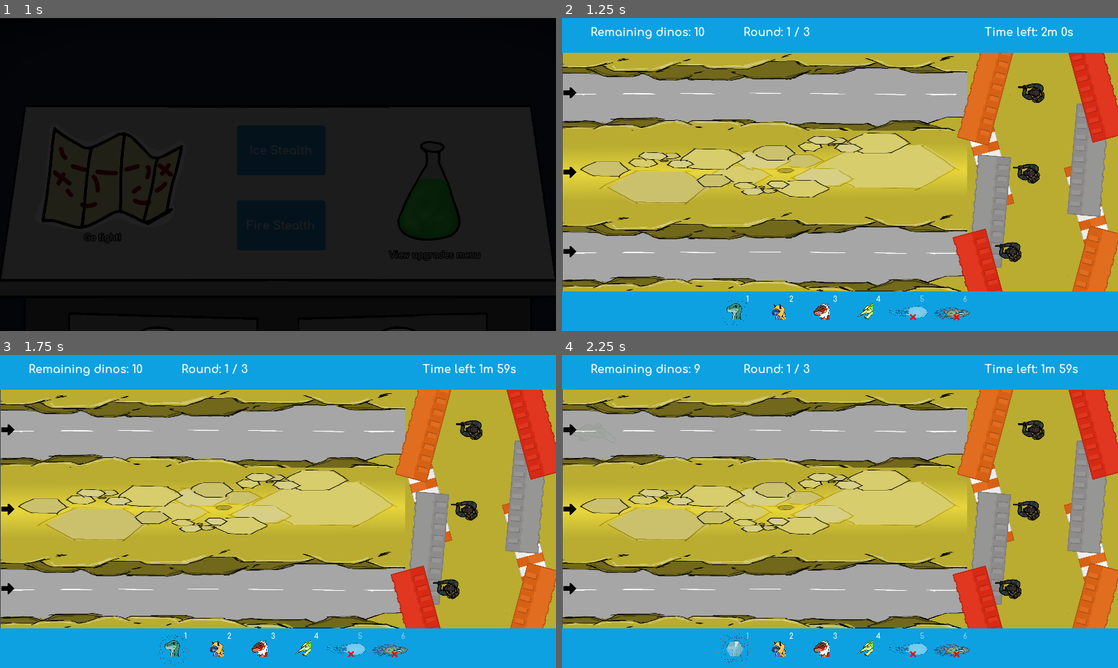
Above: before the commit, frames 1-4 (two rows, left to right).
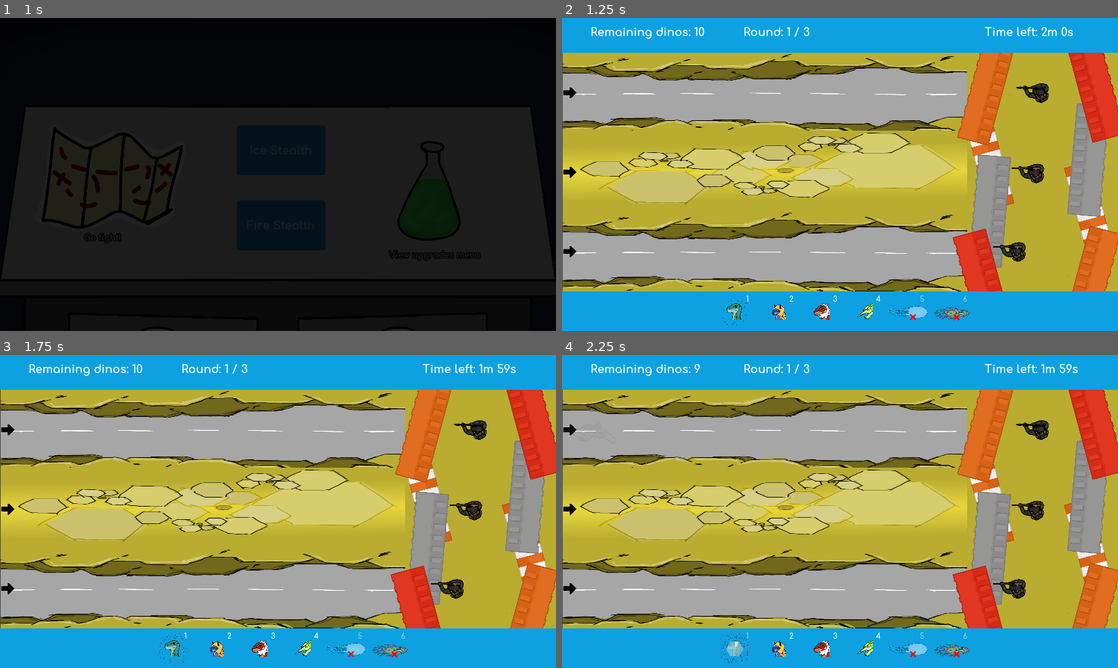
Above: after the commit, the same moments.

Repository: ojas-sanghi/scaling-out
Game: Godot game, scene res://src/GUI/screens/HomeScreen.tscn
The game is run twice, just before and just after one commit, with the same random seed, the same clock (stepped at 60 frames per second) and the same inputs. Video files are missing from this copy of the repository; at most half a second of black plays in their place. Sound files missing from this copy of the repository are replaced by a short silence.
Inputs (mouse positions are in pixels of both pictures, inside the frame that each line leads up to):
- Up to frame 1 (1 s): click "Go fight!" at 0.5 s
- Up to frame 2 (1.25 s): no input
- Up to frame 3 (1.75 s): move the mouse to (400, 495) at 1.27 s; hold D (ui_right) from 1.28 s (still down); hold 1 (dino_1) from 1.28 s (still down)
- Up to frame 4 (2.25 s): release D (ui_right) at 2 s; release 1 (dino_1) at 2 s; click (567, 430) at 2.02 s

Frame 1 is identical in both runs. In frame 2, 0.6% of the frame differs, in the area x 77-88%, y 20-78%; in frame 3, 0.6%; in frame 4, 0.6%.

Commit message:
Army gun updates on_ready
Resolves #102

Diff:
--- a/src/GUI/dialogues/StealthWinDialogue.tscn
+++ b/src/GUI/dialogues/StealthWinDialogue.tscn
@@ -51,5 +51,5 @@
 margin_top = 80.0
 margin_right = 279.124
 margin_bottom = 204.0
-text = "Return to Home Screen"
+text = "Return Home"
 button_mode = "return home screen"
--- a/src/actors/ArmyDude.gd
+++ b/src/actors/ArmyDude.gd
@@ -31,6 +31,8 @@
 	bullets_left = mag_size
 
 	$AnimationPlayer.play("shoot_" + mode)
+	$AnimationPlayer.seek(0.1, true) # seek to update gun animation
+
 	$RayCast2D.cast_to = Vector2(-get_viewport().size.x, 0)
 
 	Signals.connect("proj_hit", self, "_on_proj_hit")
--- a/src/actors/ArmyDude.tscn
+++ b/src/actors/ArmyDude.tscn
@@ -159,7 +159,7 @@
 [node name="Sprite" type="Sprite" parent="."]
 rotation = 3.14159
 scale = Vector2( 0.45, 0.45 )
-texture = ExtResource( 3 )
+texture = ExtResource( 5 )
 
 [node name="AnimationPlayer" type="AnimationPlayer" parent="."]
 autoplay = "shoot_pistol"
